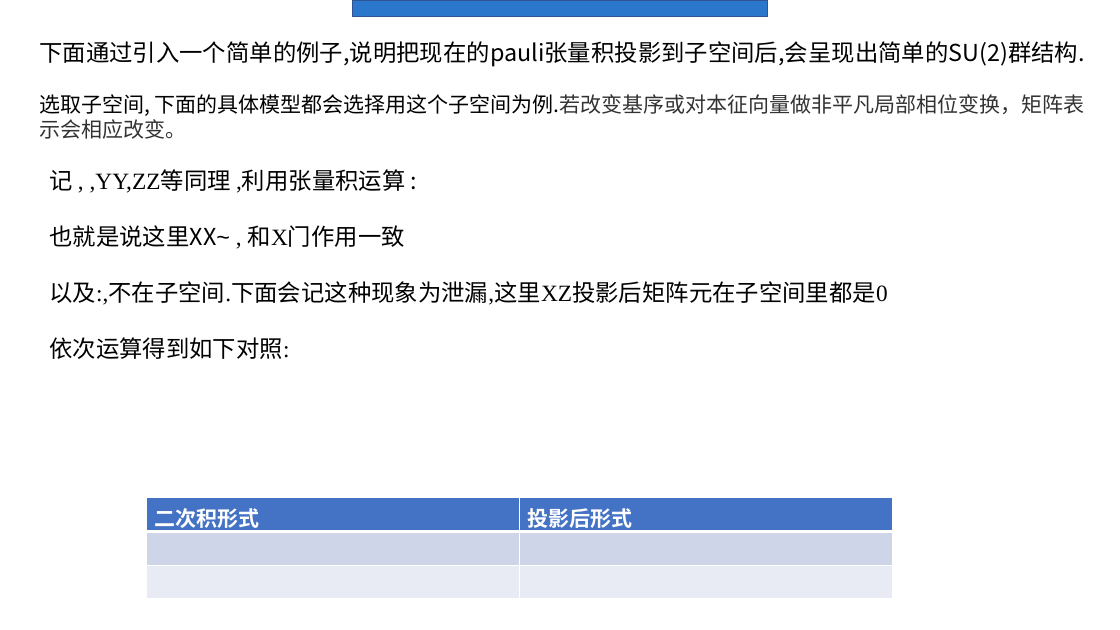
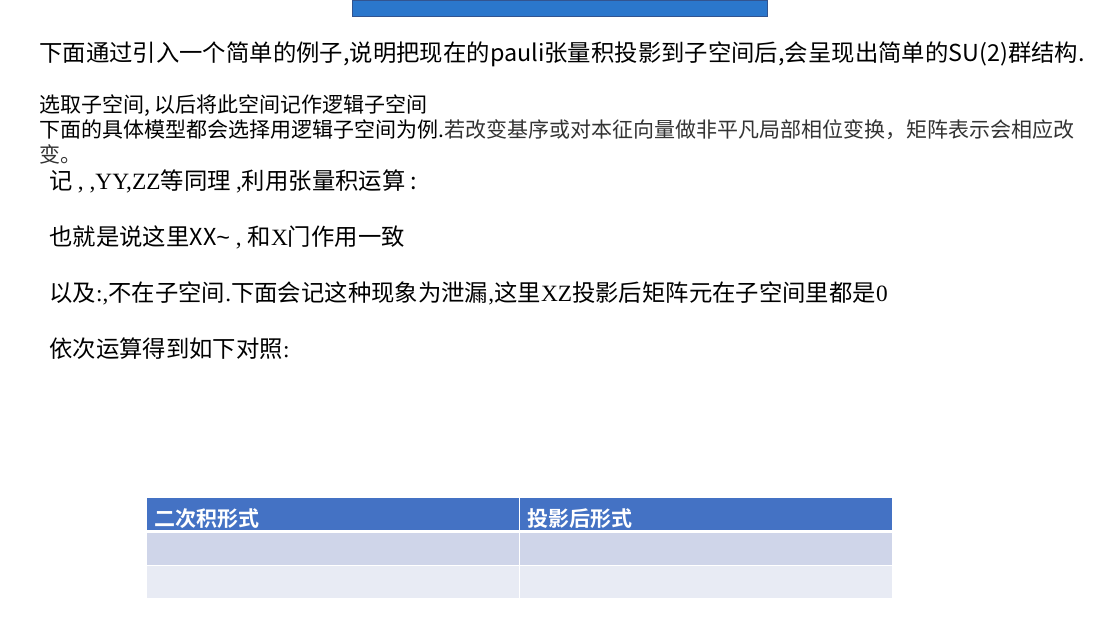
Before and after one commit to Asice-Cloud/quantummmm, a slide deck: slide 14 of y2.pptx. Drawn at 1120x630 pixels with LibreOffice and Linux fonts; fonts in the diff are those of the drawing. Boxes give left, top, right and bottom in pixels: in the first picture for what was removed or moved away, otherwise in the second. Text is boxed around its words. In the diff, an @@ line names an element or a change of style, - is before the commit and + after.

```diff
--- a/y2.pptx
+++ b/y2.pptx
@@ text at [39, 94, 1074, 164]: text changed; font Arial to Noto Sans CJK SC; text colour #333333 to #000000 @@
-选取子空间, 下面的具体模型都会选择用这个子空间为例.若改变基序或对本征向量做非平凡局部相位变换，矩阵表示会相应改变。
+选取子空间, 以后将此空间记作逻辑子空间
+下面的具体模型都会选择用逻辑子空间为例.若改变基序或对本征向量做非平凡局部相位变换，矩阵表示会相应改变。
```
Also in this commit, not shown: 3 other slides changed, 4 slides added, 1 slide removed, 17 other files.
